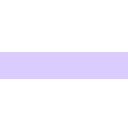
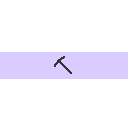
Revision of a layered 128×128 image; what changed, layer by layer:
added layer "Layer 4" above "Layer 3" over [54, 56, 72, 74]
